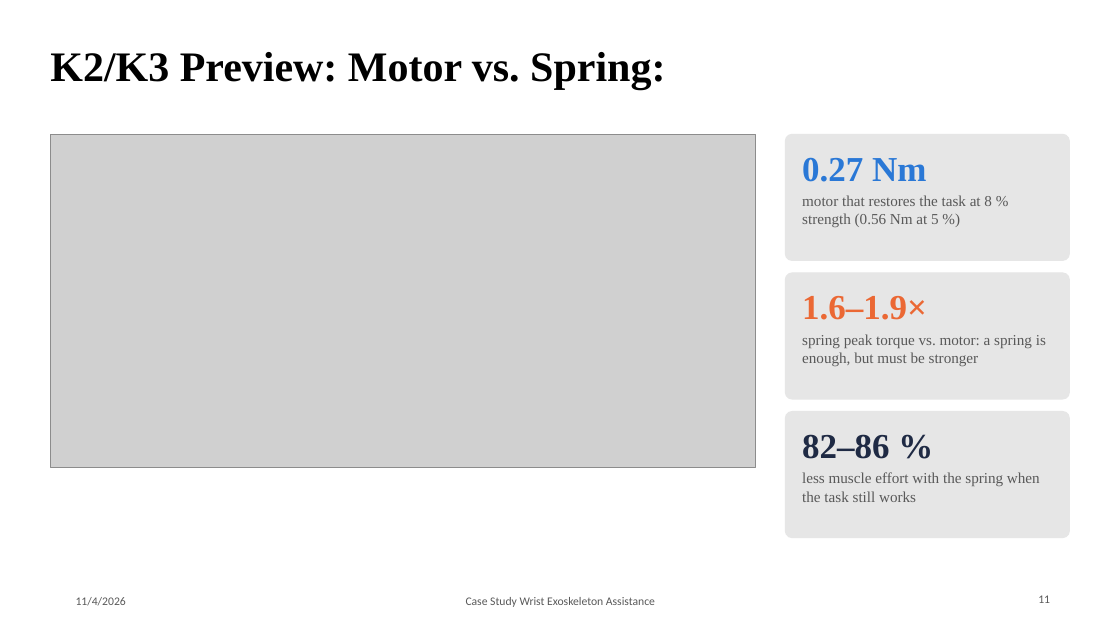
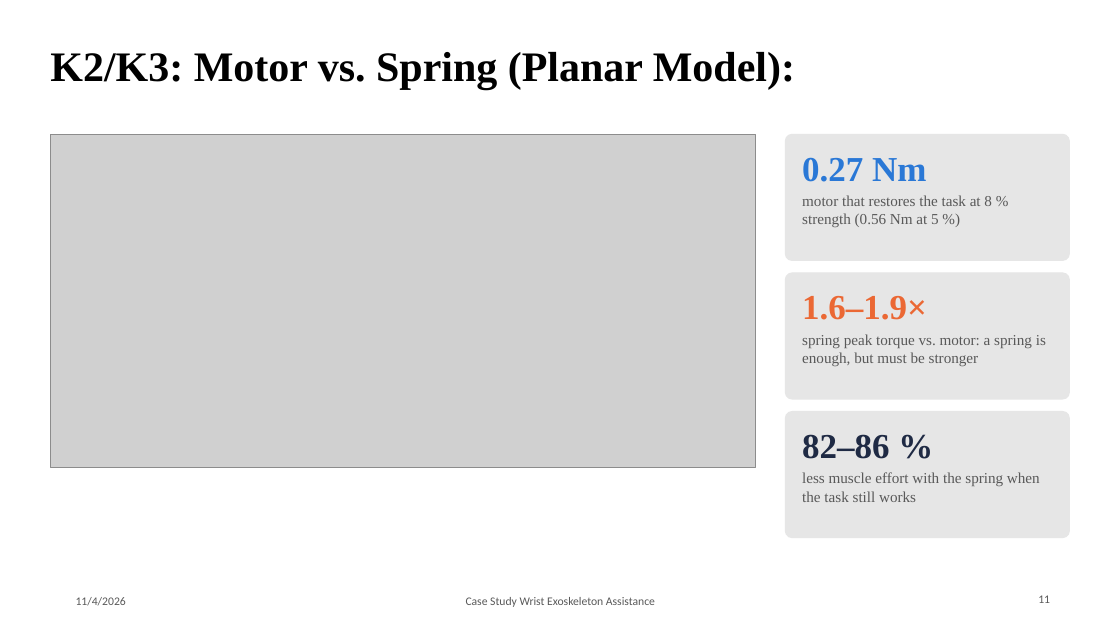
Before and after one commit to Rationaliser/wrist-exo-assist-sim, a slide deck: slide 11 of presentation/P2_Team7_Wrist_Exo_Baseline.pptx. Drawn at 1120x630 pixels with LibreOffice and Linux fonts; fonts in the diff are those of the drawing; grey boxes stand for pictures; background and template pictures are left out. Boxes give left, top, right and bottom in pixels: in the first picture for what was removed or moved away, otherwise in the second. Text is boxed around its words. In the diff, an @@ line names an element or a change of style, - is before the commit and + after.

```diff
--- a/presentation/P2_Team7_Wrist_Exo_Baseline.pptx
+++ b/presentation/P2_Team7_Wrist_Exo_Baseline.pptx
@@ title at <box>50,52,795,89</box>: text changed @@
-K2/K3 Preview: Motor vs. Spring:
+K2/K3: Motor vs. Spring (Planar Model):
```
Also in this commit, not shown: 5 other slides changed, 44 other files.
